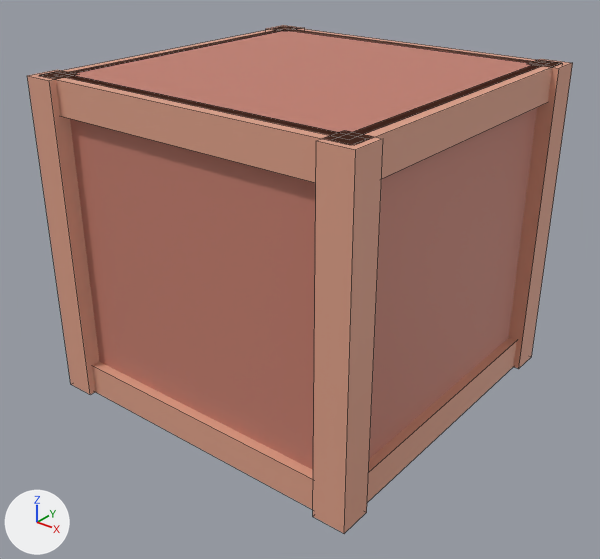
One commit to the FBX model StudAssets/Export/Market/Crate.fbx: the scene before it, then after it.
One viewpoint serves both versions: a 50 mm lens placed at (2.94, -3.76, 2.98), pointed at (0.04, -0.13, 0.74). Lighting does not change. The marker at lower left points along +X, +Y and +Z. The first picture is the older version. Mesh edges are drawn as thin lines. Where no turn or scale is listed for an object, it has been applied to the vertices. Vertices at exactly the same position are counted once.

In view in the first picture: 'Wood.010', 'WoodLight.008'.
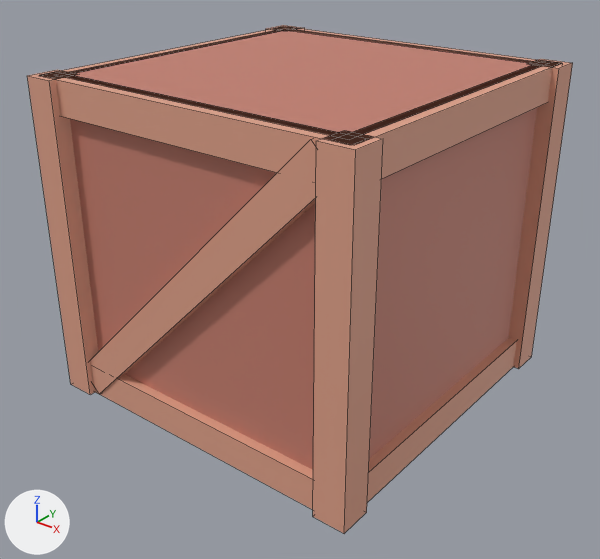
Where the change shows, as pixel boxes (x1, y1, x2, y2) in the pictures (600 x 559 px):
part 1 of me_crate_woodlight, added (beige)
    after: (90, 139, 316, 394)

What changed in the scene script:
```text
Change me_crate_woodlight:
    used by ob_woodlight_008; location = (0.0, 0.0, 0.0)
    verts and faces of me_crate_woodlight; kept vertices keep their numbers, new ones are numbered from 96
    remove me_crate_woodlight.from_pydata(...)  # 96 vertices, 72 faces; spans x -1.1..1.1, y -1.1..1.1, z 0.0..2.0
    add me_crate_woodlight.from_pydata(...)  # 104 vertices, 78 faces; spans x -1.1..1.1, y -1.1..1.1, z 0.0..2.0
    me_crate_woodlight part 1
    add verts[96] = (-0.99, -1.07, 0.15)
    add verts[97] = (-0.99, -0.97, 0.15)
    add verts[98] = (-0.85, -1.07, 0.01)  # pixel (99, 394)
    add verts[99] = (-0.85, -0.97, 0.01)
    add for new, old in zip([*range(100, 104)], [*range(96, 100)]): verts[new] = verts[old] + (1.84, 0.0, 1.84)
    add faces += [(96, 100, 101, 97), (98, 99, 103, 102), (96, 98, 102, 100), (97, 101, 103, 99), (96, 97, 99, 98), (100, 102, 103, 101)]
```
